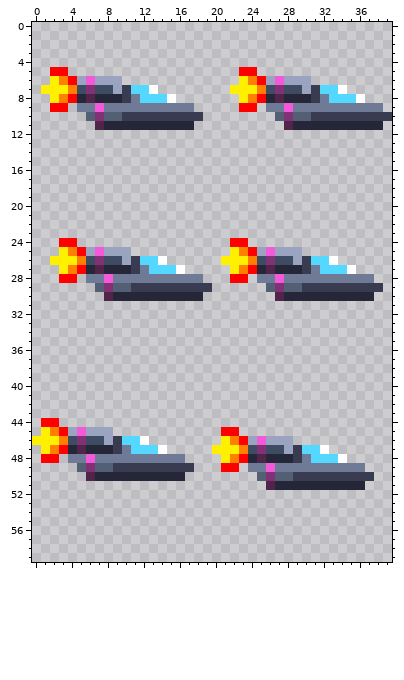
Edited in one commit: pixel-art sprite (ConUHacksGodot/conuhacksvideogame/Sprites/Ship_right_2.png). The picture above is the old version.
The file is 40x60 pixels.
And afterwards:
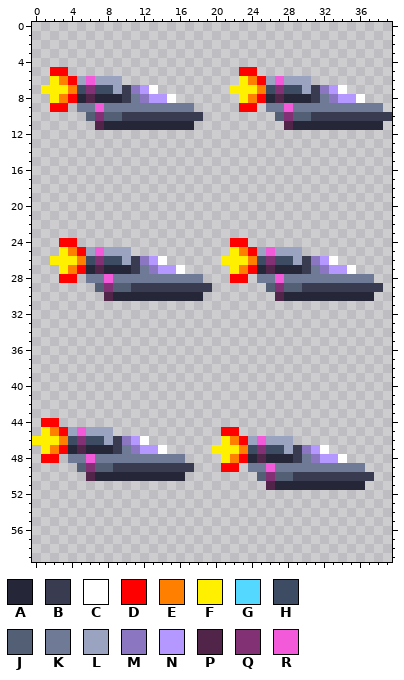
Palette (. is transparent): A #252738  B #393c50  C #ffffff  D #ff0000  E #ff8000  F #fff000  G #55d8ff  H #3e4c63  J #535f74  K #6f7a97  L #9aa4c1  M #8b76c1  N #b598ff  P #502549  Q #833175  R #f35ada
What changed:
{"y":7,"x":11,"old":"GG","new":"MN"}
{"y":7,"x":32,"old":"GG","new":"MN"}
{"y":8,"x":12,"old":"GGG","new":"MNN"}
{"y":8,"x":33,"old":"GGG","new":"MNN"}
{"y":26,"x":12,"old":"GG","new":"MN"}
{"y":26,"x":31,"old":"GG","new":"MN"}
{"y":27,"x":13,"old":"GGG","new":"MNN"}
{"y":27,"x":32,"old":"GGG","new":"MNN"}
{"y":46,"x":10,"old":"GG","new":"MN"}
{"y":47,"x":11,"old":"GGG","new":"MNN"}
{"y":47,"x":30,"old":"GG","new":"MN"}
{"y":48,"x":31,"old":"GGG","new":"MNN"}
